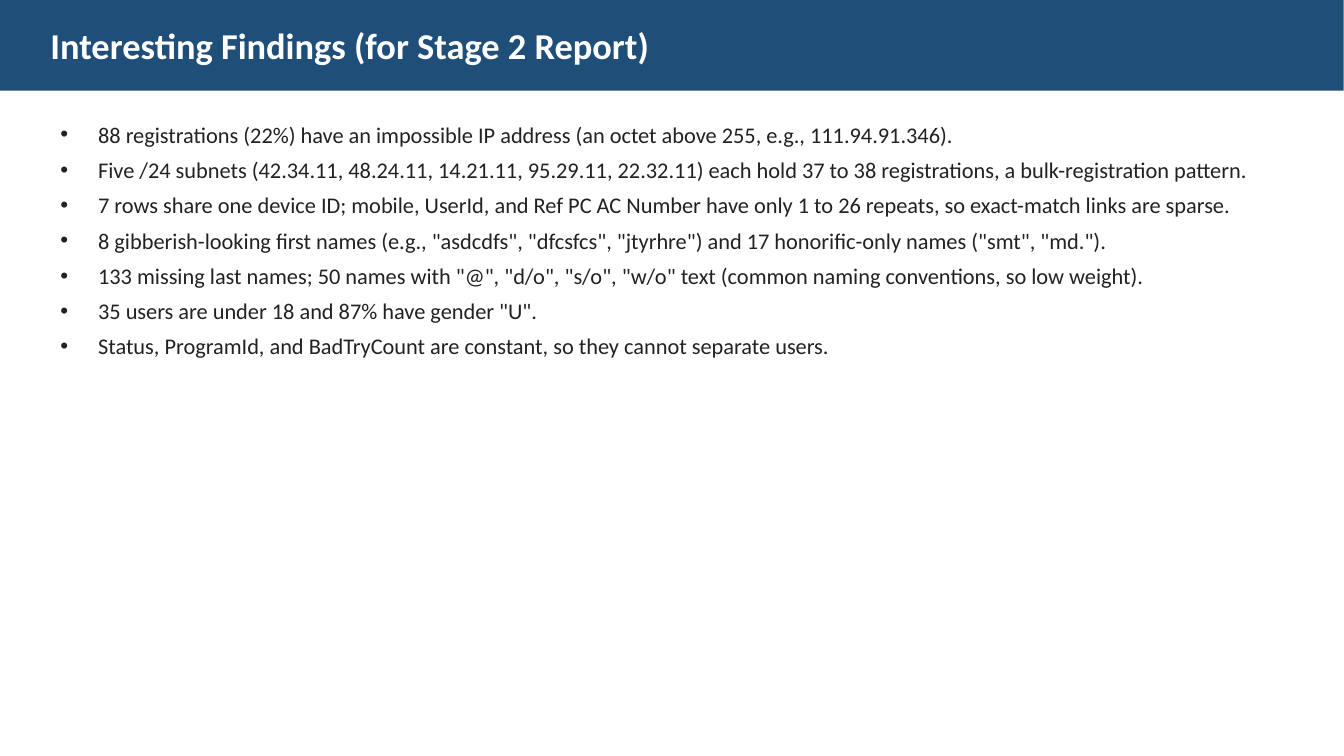
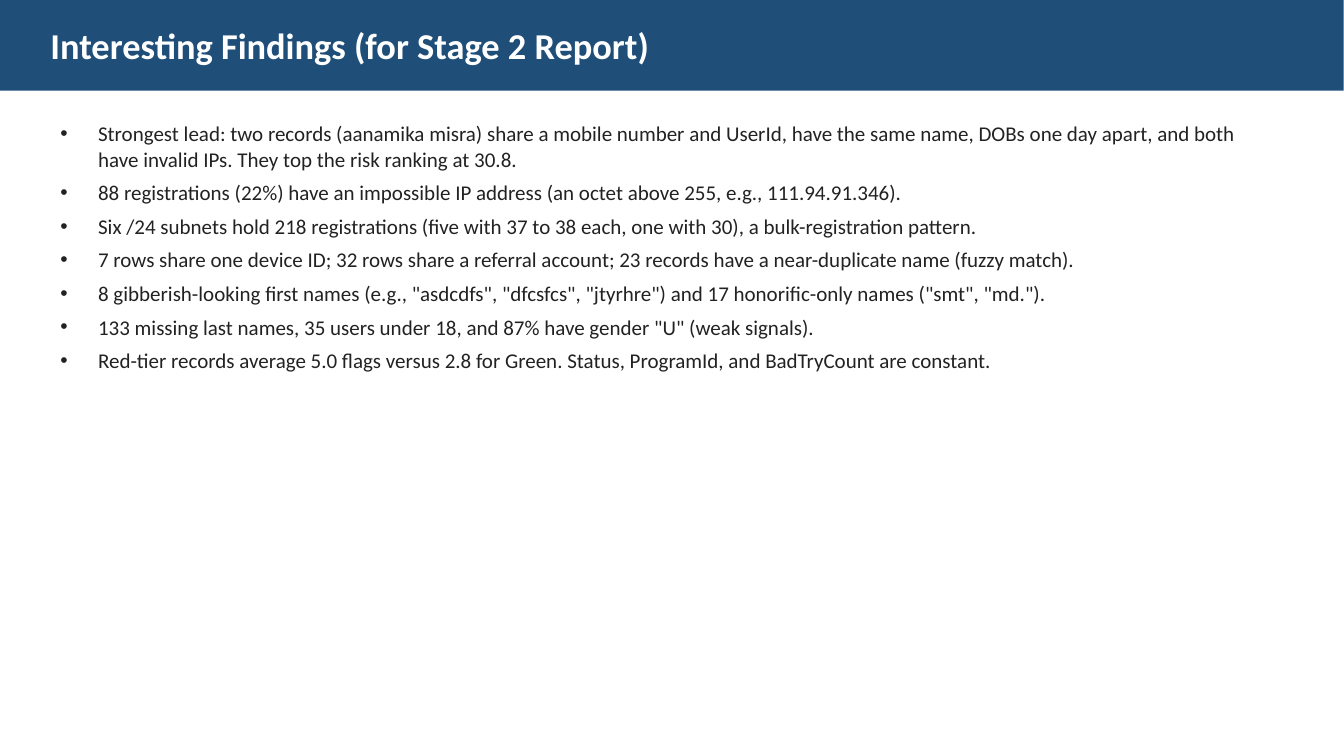
Before and after one commit to DLiu7/FraudGuard, a slide deck: slide 12 of PromoGuard_Stage1_Supplement.pptx (slide 11 before the commit). Drawn at 1344x756 pixels with LibreOffice and Linux fonts; fonts in the diff are those of the drawing. Boxes give left, top, right and bottom in pixels: in the first picture for what was removed or moved away, otherwise in the second. Text is boxed around its words. In the diff, an @@ line names an element or a change of style, - is before the commit and + after.

Commit message:
Update Presentation

```diff
--- a/PromoGuard_Stage1_Supplement.pptx
+++ b/PromoGuard_Stage1_Supplement.pptx
@@ text at <box>98,126,1234,171</box>: paragraph added @@
+• Strongest lead: two records (aanamika misra) share a mobile number and UserId, have the same name, DOBs one day apart, and both have invalid IPs. They top the risk ranking at 30.8.
@@ text at <box>98,185,1045,305</box>: size 16 to 15 pt in "88 registrations (22%) have an impossible IP ...", "8 gibberish-looking first names (e.g., "asdcdfs", "dfcsfcs", ..." @@
@@ text at <box>98,219,1074,271</box>: text changed; size 16 to 15 pt @@
-• Five /24 subnets (42.34.11, 48.24.11, 14.21.11, 95.29.11, 22.32.11) each hold 37 to 38 registrations, a bulk-registration pattern.
-• 7 rows share one device ID; mobile, UserId, and Ref PC AC Number have only 1 to 26 repeats, so exact-match links are sparse.
+• Six /24 subnets hold 218 registrations (five with 37 to 38 each, one with 30), a bulk-registration pattern.
+• 7 rows share one device ID; 32 rows share a referral account; 23 records have a near-duplicate name (fuzzy match).
@@ text at <box>98,320,991,372</box>: text changed; size 16 to 15 pt @@
-• 133 missing last names; 50 names with "@", "d/o", "s/o", "w/o" text (common naming conventions, so low weight).
-• 35 users are under 18 and 87% have gender "U".
-• Status, ProgramId, and BadTryCount are constant, so they cannot separate users.
+• 133 missing last names, 35 users under 18, and 87% have gender "U" (weak signals).
+• Red-tier records average 5.0 flags versus 2.8 for Green. Status, ProgramId, and BadTryCount are constant.
```
Also in this commit, not shown: 7 other slides changed, 1 slide added.
